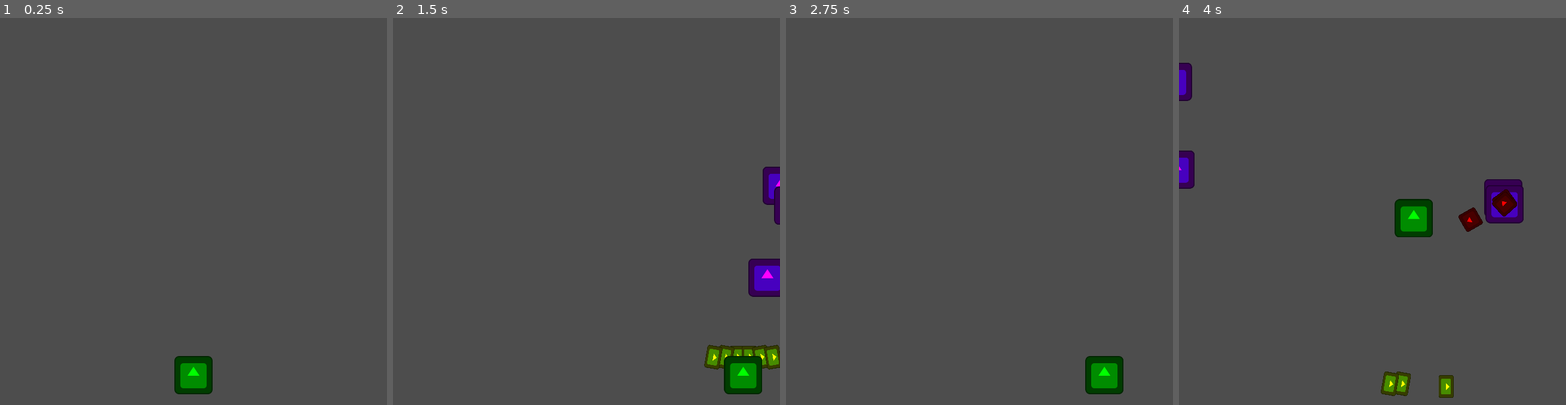
Above: before the commit, frames 1-4 (left to right).
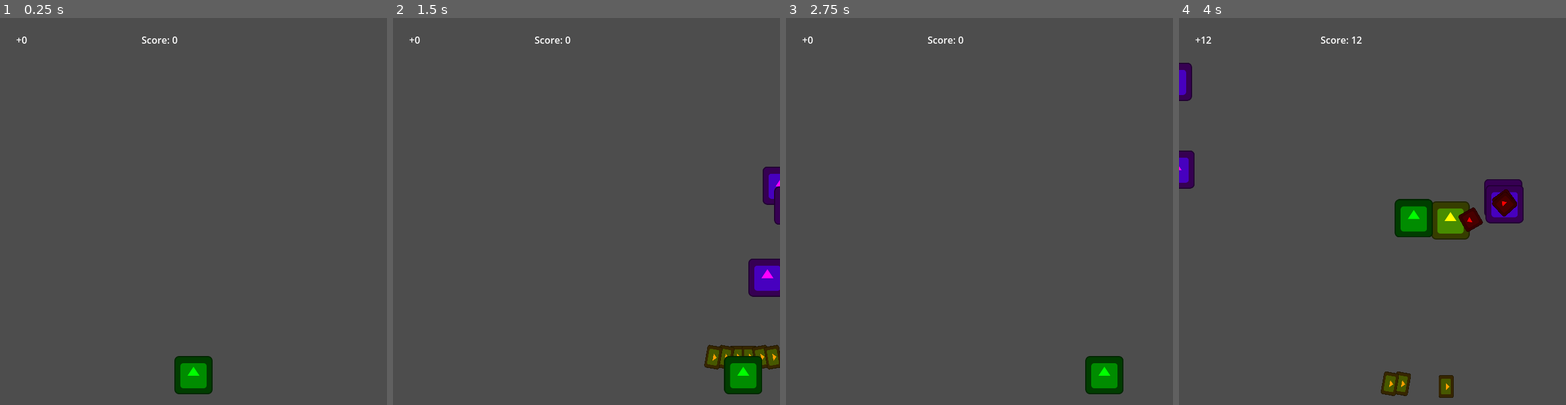
Above: after the commit, the same moments.

Repository: Zeroeth-0/Gatogun
Game: Godot game, scene res://scenes/levels/world.tscn
Two runs of this game, one before a commit and one after it. Both use one fixed random seed, a clock stepped at 60 frames per second and the inputs below. The engine's default icon, where the game draws it, is replaced by a stand-in: a white triangle on a blue panel in a dark square.
Inputs:
- Up to frame 1 (0.25 s): no input
- Up to frame 2 (1.5 s): tap Enter at 0.5 s; hold Right (RIGHT) 0.53-1.28 s; tap C (A) at 0.6 s; tap X (B) at 0.8, 1.35 s; hold Down (DOWN) from 1.28 s (still down)
- Up to frame 3 (2.75 s): tap Z (Y) at 1.55, 2.1 s; release Down (DOWN) at 2.03 s; hold Right (RIGHT) from 2.03 s (still down); tap C (A) at 2.3 s
- Up to frame 4 (4 s): release Right (RIGHT) at 2.78 s; hold Up (UP) 2.78-3.53 s; tap C (A) at 2.85 s; tap X (B) at 3.05, 3.6 s; hold Left (LEFT) from 3.53 s (still down); tap Z (Y) at 3.8 s

The runs differ from the first frame. In frame 1, 0.1% of the frame differs, in the area x 4-46%, y 4-7%; in frame 2, 0.5%; in frame 3, 0.1%; in frame 4, 1.2%, in the area x 4-76%, y 4-98%.

Commit message:
Updated Scoring & Medals

Diff:
--- /dev/null
+++ b/scenes/UI/combo_label.tscn
@@ -0,0 +1,12 @@
+[gd_scene load_steps=2 format=3 uid="uid://chegi2am56x1"]
+
+[ext_resource type="Script" path="res://source/UI/label.gd" id="1_01v1u"]
+
+[node name="ComboLabel" type="RichTextLabel"]
+top_level = true
+offset_left = 27.0
+offset_top = 25.0
+offset_right = 200.0
+offset_bottom = 97.0
+script = ExtResource("1_01v1u")
+labelEnum = 1
--- /dev/null
+++ b/scenes/UI/score_label.tscn
@@ -0,0 +1,11 @@
+[gd_scene load_steps=2 format=3 uid="uid://jkopai8ptvrm"]
+
+[ext_resource type="Script" path="res://source/UI/label.gd" id="1_rwnj0"]
+
+[node name="ScoreLabel" type="RichTextLabel"]
+top_level = true
+offset_left = 237.0
+offset_top = 25.0
+offset_right = 410.0
+offset_bottom = 97.0
+script = ExtResource("1_rwnj0")
--- a/scenes/bullets/bullet.tscn
+++ b/scenes/bullets/bullet.tscn
@@ -6,7 +6,7 @@
 [sub_resource type="RectangleShape2D" id="RectangleShape2D_ynv2f"]
 
 [node name="Bullet" type="Area2D" node_paths=PackedStringArray("sprite") groups=["Damage", "Enemy Bullet"]]
-z_index = 3
+z_index = 4
 script = ExtResource("1_f30hx")
 sprite = NodePath("Sprite2D")
 
--- a/scenes/bullets/player/focus_bullet.tscn
+++ b/scenes/bullets/player/focus_bullet.tscn
@@ -6,14 +6,14 @@
 [sub_resource type="RectangleShape2D" id="RectangleShape2D_ex51n"]
 
 [node name="Player Bullet" type="Area2D" groups=["Fire"]]
-z_index = 1
+z_index = 2
 script = ExtResource("1_sm283")
 speed = 1100.0
 damage = 2
 lifeTime = 0.4
 
 [node name="Sprite2D" type="Sprite2D" parent="."]
-modulate = Color(1, 1, 0, 1)
+modulate = Color(1, 0.627451, 0, 1)
 z_index = 1
 scale = Vector2(0.35, 0.35)
 texture = ExtResource("2_shaf3")
--- a/scenes/bullets/player/heavy_bullet.tscn
+++ b/scenes/bullets/player/heavy_bullet.tscn
@@ -6,14 +6,14 @@
 [sub_resource type="RectangleShape2D" id="RectangleShape2D_ex51n"]
 
 [node name="Player Bullet" type="Area2D" groups=["Fire"]]
-z_index = 1
+z_index = 2
 script = ExtResource("1_hdvn3")
 speed = 1100.0
 damage = 2
 lifeTime = 0.4
 
 [node name="Sprite2D" type="Sprite2D" parent="."]
-modulate = Color(1, 1, 0, 1)
+modulate = Color(1, 0.627451, 0, 1)
 z_index = 1
 scale = Vector2(0.5, 0.5)
 texture = ExtResource("2_iwlg2")
--- a/scenes/bullets/player/player_bullet.tscn
+++ b/scenes/bullets/player/player_bullet.tscn
@@ -6,12 +6,12 @@
 [sub_resource type="RectangleShape2D" id="RectangleShape2D_ex51n"]
 
 [node name="Player Bullet" type="Area2D" groups=["Fire"]]
-z_index = 1
+z_index = 2
 script = ExtResource("1_08ob5")
 speed = 1700.0
 
 [node name="Sprite2D" type="Sprite2D" parent="."]
-modulate = Color(1, 1, 0, 1)
+modulate = Color(1, 0.627451, 0, 1)
 z_index = 1
 scale = Vector2(0.3, 0.2)
 texture = ExtResource("2_5kdky")
--- a/scenes/enemies/PA-Pr01.tscn
+++ b/scenes/enemies/PA-Pr01.tscn
@@ -11,6 +11,7 @@
 [sub_resource type="RectangleShape2D" id="RectangleShape2D_divk0"]
 
 [node name="Enemy" type="CharacterBody2D"]
+z_index = 1
 script = ExtResource("1_phoag")
 health = 5
 childDur = 2.0
@@ -51,3 +52,4 @@
 [connection signal="area_entered" from="Hitbox" to="." method="_on_hitbox_area_entered"]
 [connection signal="area_exited" from="Hitbox" to="." method="_on_hitbox_area_exited"]
 [connection signal="area_entered" from="Hurtbox" to="." method="_on_hurtbox_area_entered"]
+[connection signal="area_exited" from="Hurtbox" to="." method="_on_hurtbox_area_exited"]
--- a/scenes/enemies/PA-Pr02.tscn
+++ b/scenes/enemies/PA-Pr02.tscn
@@ -11,6 +11,7 @@
 [sub_resource type="RectangleShape2D" id="RectangleShape2D_divk0"]
 
 [node name="Enemy" type="CharacterBody2D"]
+z_index = 1
 script = ExtResource("1_krfr6")
 health = 10
 childHood = 8
@@ -53,3 +54,4 @@
 [connection signal="area_entered" from="Hitbox" to="." method="_on_hitbox_area_entered"]
 [connection signal="area_exited" from="Hitbox" to="." method="_on_hitbox_area_exited"]
 [connection signal="area_entered" from="Hurtbox" to="." method="_on_hurtbox_area_entered"]
+[connection signal="area_exited" from="Hurtbox" to="." method="_on_hurtbox_area_exited"]
--- a/scenes/enemies/PT-Pr03.tscn
+++ b/scenes/enemies/PT-Pr03.tscn
@@ -11,12 +11,13 @@
 [sub_resource type="RectangleShape2D" id="RectangleShape2D_divk0"]
 
 [node name="Enemy" type="CharacterBody2D"]
+z_index = 1
 script = ExtResource("1_e2hv8")
-directionEnum = 0
-handedness = 0
 scrollFollow = true
 isGround = true
 health = 10
+directionEnum = 0
+handedness = 0
 childHood = 11
 adultHood = 11
 oldAge = 11
@@ -55,3 +56,4 @@
 [connection signal="area_entered" from="Hitbox" to="." method="_on_hitbox_area_entered"]
 [connection signal="area_exited" from="Hitbox" to="." method="_on_hitbox_area_exited"]
 [connection signal="area_entered" from="Hurtbox" to="." method="_on_hurtbox_area_entered"]
+[connection signal="area_exited" from="Hurtbox" to="." method="_on_hurtbox_area_exited"]
--- a/scenes/enemies/enemy.tscn
+++ b/scenes/enemies/enemy.tscn
@@ -11,6 +11,7 @@
 [sub_resource type="RectangleShape2D" id="RectangleShape2D_divk0"]
 
 [node name="Enemy" type="CharacterBody2D"]
+z_index = 1
 script = ExtResource("1_nfbc7")
 health = 20
 
@@ -50,3 +51,4 @@
 [connection signal="area_entered" from="Hitbox" to="." method="_on_hitbox_area_entered"]
 [connection signal="area_exited" from="Hitbox" to="." method="_on_hitbox_area_exited"]
 [connection signal="area_entered" from="Hurtbox" to="." method="_on_hurtbox_area_entered"]
+[connection signal="area_exited" from="Hurtbox" to="." method="_on_hurtbox_area_exited"]
--- /dev/null
+++ b/scenes/items/item.tscn
@@ -0,0 +1,12 @@
+[gd_scene load_steps=3 format=3 uid="uid://c4c43cerdgpvu"]
+
+[ext_resource type="Script" path="res://source/items/item.gd" id="1_ogwa2"]
+
+[sub_resource type="RectangleShape2D" id="RectangleShape2D_ujur0"]
+
+[node name="Item" type="Area2D"]
+script = ExtResource("1_ogwa2")
+
+[node name="CollisionShape2D" type="CollisionShape2D" parent="."]
+shape = SubResource("RectangleShape2D_ujur0")
+debug_color = Color(1, 1, 0, 0.419608)
--- /dev/null
+++ b/scenes/items/medal.tscn
@@ -0,0 +1,23 @@
+[gd_scene load_steps=4 format=3 uid="uid://cr88epenivqi"]
+
+[ext_resource type="Script" path="res://source/items/item.gd" id="1_8fdno"]
+[ext_resource type="Texture2D" uid="uid://cuojt0mdh67vh" path="res://icon.svg" id="2_ggbcn"]
+
+[sub_resource type="RectangleShape2D" id="RectangleShape2D_ujur0"]
+
+[node name="Medal" type="Area2D"]
+z_index = 2
+script = ExtResource("1_8fdno")
+speed = 500
+
+[node name="Icon" type="Sprite2D" parent="."]
+modulate = Color(1, 1, 0, 1)
+z_index = 2
+scale = Vector2(0.5, 0.5)
+texture = ExtResource("2_ggbcn")
+
+[node name="CollisionShape2D" type="CollisionShape2D" parent="."]
+shape = SubResource("RectangleShape2D_ujur0")
+debug_color = Color(1, 1, 0, 0.419608)
+
+[connection signal="area_entered" from="." to="." method="_on_area_entered"]
--- a/scenes/levels/world.tscn
+++ b/scenes/levels/world.tscn
@@ -8,6 +8,8 @@
 [ext_resource type="PackedScene" uid="uid://col2b2mp7eu6y" path="res://scenes/enemies/PT-Pr03.tscn" id="6_ay5fw"]
 [ext_resource type="PackedScene" uid="uid://b75rvmh44msfh" path="res://scenes/enemies/PA-Pr01.tscn" id="6_kdx7s"]
 [ext_resource type="PackedScene" uid="uid://1jns7p21mhry" path="res://scenes/enemies/PA-Pr02.tscn" id="7_ewcwf"]
+[ext_resource type="PackedScene" uid="uid://chegi2am56x1" path="res://scenes/UI/combo_label.tscn" id="9_ckr2p"]
+[ext_resource type="PackedScene" uid="uid://jkopai8ptvrm" path="res://scenes/UI/score_label.tscn" id="10_s7d0j"]
 
 [node name="World" type="Node2D"]
 script = ExtResource("1_btnht")
@@ -118,3 +120,9 @@
 
 [node name="CatPlayer" parent="." instance=ExtResource("4_nvx4x")]
 position = Vector2(324, 599)
+
+[node name="ComboLabel" parent="." instance=ExtResource("9_ckr2p")]
+z_index = 5
+
+[node name="ScoreLabel" parent="." instance=ExtResource("10_s7d0j")]
+z_index = 5
--- a/scenes/player/cat_player.tscn
+++ b/scenes/player/cat_player.tscn
@@ -7,7 +7,7 @@
 [sub_resource type="RectangleShape2D" id="RectangleShape2D_klkvo"]
 
 [node name="CatPlayer" type="CharacterBody2D" groups=["Player"]]
-z_index = 2
+z_index = 3
 script = ExtResource("1_7pfs0")
 speed = 300
 screenMargin = 50
@@ -32,6 +32,7 @@
 debug_color = Color(0, 1, 0, 0.419608)
 
 [node name="Denialzone" type="Area2D" parent="." groups=["Player"]]
+scale = Vector2(1.3, 1.3)
 
 [node name="CollisionShape2D" type="CollisionShape2D" parent="Denialzone"]
 scale = Vector2(4, 4)
--- a/scenes/weapons/player/heavy_weapon.tscn
+++ b/scenes/weapons/player/heavy_weapon.tscn
@@ -19,35 +19,35 @@
 
 [node name="PlayerEmmiter4" parent="." instance=ExtResource("2_0mt0c")]
 position = Vector2(-20, -30)
-deviationAngle = -15.0
+deviationAngle = -10.0
 
 [node name="PlayerEmmiter5" parent="." instance=ExtResource("2_0mt0c")]
 position = Vector2(-50, -30)
 scale = Vector2(0.986175, 0.992665)
-deviationAngle = -15.0
+deviationAngle = -10.0
 
 [node name="PlayerEmmiter6" parent="." instance=ExtResource("2_0mt0c")]
 position = Vector2(20, -30)
-deviationAngle = 15.0
+deviationAngle = 10.0
 
 [node name="PlayerEmmiter7" parent="." instance=ExtResource("2_0mt0c")]
 position = Vector2(50, -30)
 scale = Vector2(0.982009, 1)
-deviationAngle = 15.0
+deviationAngle = 10.0
 
 [node name="PlayerEmmiter8" parent="." instance=ExtResource("2_0mt0c")]
 position = Vector2(-30, 60)
-deviationAngle = -20.0
+deviationAngle = -15.0
 
 [node name="PlayerEmmiter9" parent="." instance=ExtResource("2_0mt0c")]
 position = Vector2(-60, 60)
-deviationAngle = -20.0
+deviationAngle = -15.0
 
 [node name="PlayerEmmiter10" parent="." instance=ExtResource("2_0mt0c")]
 position = Vector2(30, 60)
-deviationAngle = 20.0
+deviationAngle = 15.0
 
 [node name="PlayerEmmiter11" parent="." instance=ExtResource("2_0mt0c")]
 position = Vector2(60, 60)
 scale = Vector2(1, 0.992424)
-deviationAngle = 20.0
+deviationAngle = 15.0
--- /dev/null
+++ b/source/UI/label.gd
@@ -0,0 +1,14 @@
+extends RichTextLabel
+
+# Direction
+enum LabelType { GSCORE, COMBO }
+@export var labelEnum: LabelType
+
+# Called every frame. 'delta' is the elapsed time since the previous frame.
+func _process(delta):
+	var outTxt: String
+	match labelEnum:
+		LabelType.GSCORE: outTxt = "Score: " + str(SCORE.GeneralGameScore)
+		LabelType.COMBO: outTxt = "+" + str(SCORE.combo)
+
+	self.text = outTxt
--- a/source/bullets/playerBullet.gd
+++ b/source/bullets/playerBullet.gd
@@ -27,7 +27,9 @@
 	rotation = direction.angle()
 
 func _on_area_entered(area):
-	if area.is_in_group("Enemy"): queue_free()
+	if area.is_in_group("Enemy"):
+		SCORE.increase_combo(damage)
+		queue_free()
 
 func _on_area_exited(area):
 	if area.is_in_group("Free"): queue_free()
--- a/source/enemies/enemy.gd
+++ b/source/enemies/enemy.gd
@@ -24,16 +24,7 @@
 @export var health: int
 var canDie: bool = false
 var canShoot: bool = true
-var extraPts: bool = true
-
-# Size
-enum Size { WEAK, ELITE }
-var SIZE_MAP = {
-	Size.WEAK: "Weak",
-	Size.ELITE: "Elite"
-}
-@export var sizeEnum: Size = Size.WEAK
-var size: String = "Weak"
+@export var medal: PackedScene = preload("res://scenes/items/medal.tscn")
 
 # Direction
 enum Direction { NORTH, WEST, SOUTH, EAST }
@@ -81,7 +72,6 @@
 # Configurar el movimiento inicial
 func _ready():
 	direction = DIRECTION_MAP.get(directionEnum)
-	size = SIZE_MAP.get(sizeEnum)
 	stageTimer = 0.0
 	hSide = -1 if handedness == Handedness.RIGHT else 1
 	currDir = direction
@@ -140,7 +130,10 @@
 
 func die():
 	if health <= 0:
-		SCORE.get_dead_enemy(size, extraPts)
+		SCORE.add_score()
+		var item = medal.instantiate()
+		get_tree().current_scene.add_child(item)
+		item.position = global_position
 		queue_free()
 
 # Behaviors
@@ -275,12 +268,14 @@
 	move_and_slide()
 
 func _on_hurtbox_area_entered(area):
-	if area.is_in_group("Fire") and canDie:
-		health -= area.damage
+	if area.is_in_group("Fire") and canDie: health -= area.damage
+	if area.is_in_group("Player") and isGround: canShoot = false
+
+func _on_hurtbox_area_exited(area):
+	if area.is_in_group("Player") and isGround: canShoot = true
 
 func _on_hitbox_area_entered(area):
 	if area.is_in_group("Play"): canDie = true
 
 func _on_hitbox_area_exited(area):
 	if area.is_in_group("Free"): queue_free()
-	if area.is_in_group("Play"): extraPts = true
--- /dev/null
+++ b/source/items/item.gd
@@ -0,0 +1,27 @@
+extends Area2D
+
+enum ItemType {
+	MEDAL,
+	OPTION
+}
+
+@export var itemEnum: ItemType = ItemType.MEDAL
+@export var speed = 200
+var extraVel: Vector2 = Vector2.ZERO
+
+# Called when the node enters the scene tree for the first time.
+func _ready():
+	pass # Replace with function body.
+
+# Called every frame. 'delta' is the elapsed time since the previous frame.
+func _process(delta):
+	match itemEnum:
+		ItemType.MEDAL: move_towards_player(delta)
+
+func move_towards_player(delta):
+	var playerPos = GETPLAYER.get_player()
+	var direction = (playerPos - position).normalized()
+	position += direction * speed * delta
+
+func _on_area_entered(area):
+	if area.is_in_group("Player"): queue_free()
--- a/source/weapons/emitter.gd
+++ b/source/weapons/emitter.gd
@@ -24,7 +24,7 @@
 # ------------------------------------------------Weapon--------------------------------------------------
 
 @export_category("WEAPON")
-@export_range(0, 6, 1) var rank: float = 1.0
+var rank = SCORE.Rank
 @export_group("DIRECTION")
 enum Direction { NORTH, WEST, SOUTH, EAST, NWEST, NEAST, SWEST, SEAST }
 @export var directionEnum: Direction = Direction.SOUTH # Implementado
@@ -145,9 +145,7 @@
 
 		for i in burstCount:
 			if speedVar == SpeedVar.BULLET: new_spd *= speedVariation
-			if canShoot:
-				get_parent().extraPts = false
-				fire(new_spd)
+			if canShoot: fire(new_spd)
 			await get_tree().create_timer(bulletInterval).timeout
 
 		if !burstRotation: stop_rotation = false
--- a/utils/ScoreManager.gd
+++ b/utils/ScoreManager.gd
@@ -2,26 +2,27 @@
 
 # Parámetros generales
 var GeneralGameScore: int = 0
-var weakPts: int = 15000
-var elitePts: int = 25000
+var combo: int = 0
+var comboTimer: float = 1.0
+@export_range(0, 6, 1) var Rank: float = 1.0
 
-# Called when the node enters the scene tree for the first time.
-func _ready():
-	pass # Replace with function body.
+var comboDrainTime: float = 0.0  # Acumulador para reducción de combo
 
-# Called every frame. 'delta' is the elapsed time since the previous frame.
 func _process(delta):
-	pass
+	comboTimer -= delta
+	if combo <= 0: combo = 0
 
-func get_dead_enemy(size, extraPts):
-	var pts: int = 0
-	match size:
-		"Weak": pts += weakPts
-		"Elite": pts += elitePts
+	if comboTimer <= 0 and combo > 0:
+		comboDrainTime += delta  # Acumula tiempo transcurrido
 
-	if extraPts: pts += pts / 2
-	add_score(pts)
+		while comboDrainTime >= 0.001:
+			combo -= 1
+			comboDrainTime -= 0.001  # Resta el tiempo usado para mantener precisión
 
-func add_score(scoreVal):
-	GeneralGameScore += scoreVal
-	print(GeneralGameScore)
+
+func increase_combo(val):
+	combo += val;
+	comboTimer = 1.0
+
+func add_score():
+	GeneralGameScore += combo
Not shown: 1 places in scenes/levels/world.tscn that only renumber resources
